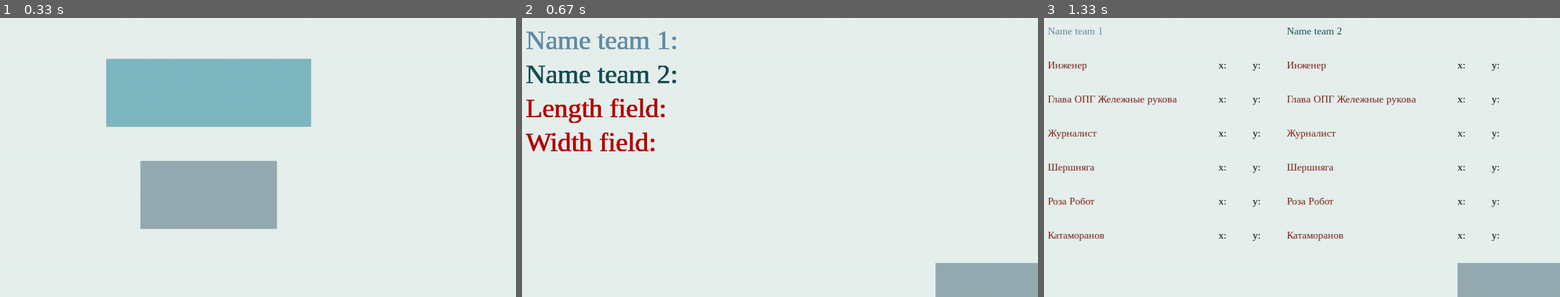
Above: before the commit, frames 1-3 (left to right).
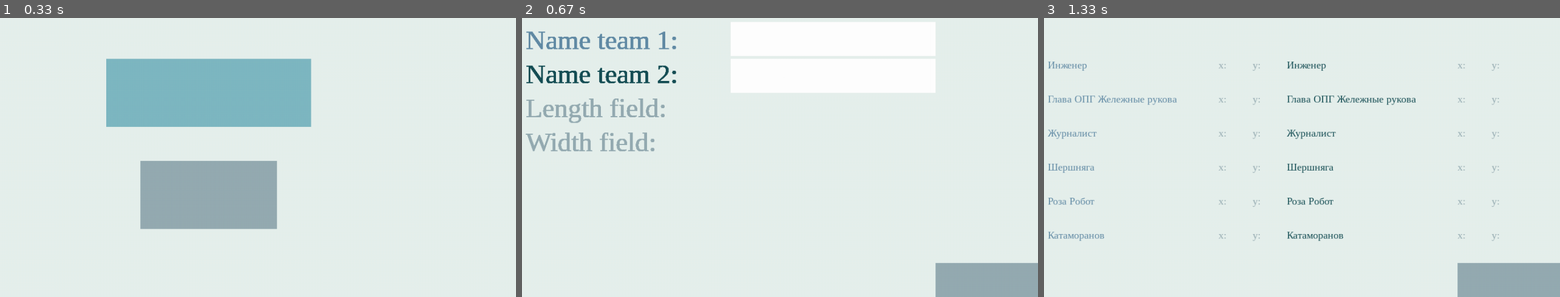
Above: after the commit, the same moments.

Repository: poLLiAziatka/Super-Gaame
Game: pygame game, started from interface.py
The game is run twice, just before and just after one commit, with the same random seed, the same clock (stepped at 60 frames per second) and the same inputs.
Inputs (mouse positions are in pixels of both pictures, inside the frame that each line leads up to):
- Up to frame 1 (0.33 s): no input
- Up to frame 2 (0.67 s): click (728, 177) at 0.38 s
- Up to frame 3 (1.33 s): click (1508, 280) at 0.72 s

Frame 1 is identical in both runs. In frame 2, 9.2% of the frame differs, in the area x 0-81%, y 1-48%; in frame 3, 2.1%.

Commit message:
почти починила textinput

Diff:
--- a/interface.py
+++ b/interface.py
@@ -9,10 +9,6 @@
 button_color_1 = (149, 172, 178)
 team1_color = (98, 140, 166)
 team2_color = (22, 79, 85)
-team1_input = pygame_textinput.TextInput(initial_string='', font_family='serif', font_size=size // 10 * 8,
-                                         text_color=team1_color, cursor_color=(255, 255, 255))
-team2_input = pygame_textinput.TextInput(initial_string='', font_family='serif', font_size=size // 10 * 8,
-                                         text_color=team2_color, cursor_color=(255, 255, 255))
 
 
 pygame.init()
@@ -46,33 +42,76 @@
 
 
 def team_name_and_field_size():
+
+    active_team2 = False
+    active_team1 = False
+    name_team1 = ''
+    name_team2 = ''
+    team1_input = pygame_textinput.TextInput(initial_string=name_team1, font_family='serif', font_size=size // 10 * 8,
+                                             text_color=team1_color, cursor_color=team1_color)
+    team2_input = pygame_textinput.TextInput(initial_string='', font_family='serif', font_size=size // 10 * 8,
+                                             text_color=team2_color, cursor_color=team2_color)
     while 1:
-
         pos = pygame.mouse.get_pos()
 
         events = pygame.event.get()
         for i in events:
             if i.type == pygame.QUIT: exit()
-            if i.type == pygame.MOUSEBUTTONDOWN:
+            elif i.type == pygame.MOUSEBUTTONDOWN:
                 if i.button == 1:
                     if 13 * size <= pos[0] <= 16 * size and 8 * size <= pos[1] <= 9 * size:
-                        heroes()
+                        heroes(name_team1, name_team2)
+                    elif size * 7 <= pos[0] <= size * 12 and 1 * size <= pos[1] <= 2 * size:
+                        active_team1 = True
+                        active_team2 = False
+
+                    elif size * 7 <= pos[0] <= size * 12 and 2 * size <= pos[1] <= 3 * size:
+                        active_team2 = True
+                        active_team1 = False
+
+                    elif team1_input.update(events):
+                        name_team1 = team1_input.get_text()
+                        print(name_team1)
+                    elif team2_input.update(events):
+                        name_team2 = team2_input.get_text()
+
+
+
+        team1_surf = pygame.Surface((size * 6, size))
+        team1_surf.fill((255, 255, 255))
+
+        team2_surf = pygame.Surface((size * 6, size))
+        team2_surf.fill((255, 255, 255))
+
+        sc.blit(team1_surf, (7 * size, size - 5))
+        sc.blit(team2_surf, (7 * size, 2 * size))
+
+        if active_team1:
+            team1_input.update(events)
+            sc.blit(team1_input.get_surface(), (size * 7, size))
+            team1_text = f1.render(name_team1, 1, team1_color)
+            team2_text = f1.render('', 1, team2_color)
+            team1_surf.blit(team1_text, (7 * size, size))
+            team2_surf.blit(team2_text, (7 * size, 2 * size))
+
+        elif active_team2:
+            team2_input.update(events)
+            sc.blit(team2_input.get_surface(), (size * 7, 2 * size))
+            team1_text = f1.render('', 1, team1_color)
+            team2_text = f1.render(name_team2, 1, team2_color)
+            team1_surf.blit(team1_text, (7 * size, size))
+            team2_surf.blit(team2_text, (7 * size, 2 * size))
 
         f1 = pygame.font.SysFont('serif', size // 10 * 8)
         team1_text = f1.render('Name team 1: ', 1, team1_color)
         team2_text = f1.render('Name team 2: ', 1, team2_color)
-        fieldx_text = f1.render('Length field: ', 1, (180, 0, 0))
-        fieldy_text = f1.render('Width field: ', 1, (180, 0, 0))
+        fieldx_text = f1.render('Length field: ', 1, button_color_1)
+        fieldy_text = f1.render('Width field: ', 1, button_color_1)
 
         sc.blit(team1_text, (size, size))
         sc.blit(team2_text, (size, 2 * size))
         sc.blit(fieldx_text, (size, 3 * size))
         sc.blit(fieldy_text, (size, 4 * size))
-
-        team1_input.update(events)
-        sc.blit(team1_input.get_surface(), (size * 7, size))
-        team2_input.update(events)
-        sc.blit(team2_input.get_surface(), (size * 7, 2 * size))
 
         pygame.draw.rect(sc, button_color_1, (13 * size, 8 * size, 3 * size, 1 * size))
 
@@ -80,7 +119,7 @@
         clock.tick(FPS)
 
 
-def heroes():
+def heroes(name_team1, name_team2):
     while 1:
 
         sc.fill(background_color)
@@ -95,21 +134,20 @@
                         game()
 
         f1 = pygame.font.SysFont('serif', size // 10 * 3)
-        team1_text = f1.render('Name team 1', 1, team1_color)
-        team2_text = f1.render('Name team 2', 1, team2_color)
+        team1_text = f1.render(name_team1, 1, team1_color)
+        team2_text = f1.render(name_team2, 1, team2_color)
         characters = ['Инженер', "Глава ОПГ Жележные рукова", "Журналист", "Шершняга", "Роза Робот", "Катаморанов"]
         sc.blit(team1_text, (size, size))
         sc.blit(team2_text, (8 * size, size))
         i = 1
         for character in characters:
             i += 1
-            sc.blit(f1.render(character, 1, (123, 32, 21)), (size, i * size))
-            sc.blit(f1.render(character, 1, (123, 32, 21)), (8 * size, i * size))
-            sc.blit(f1.render("x: ", 1, (0, 0, 0)), (6 * size, i * size))
-            sc.blit(f1.render("y: ", 1, (0, 0, 0)), (7 * size, i * size))
-            sc.blit(f1.render("x: ", 1, (0, 0, 0)), (13 * size, i * size))
-            sc.blit(f1.render("y: ", 1, (0, 0, 0)), (14 * size, i * size))
-        i = 1
+            sc.blit(f1.render(character, 1, team1_color), (size, i * size))
+            sc.blit(f1.render(character, 1, team2_color), (8 * size, i * size))
+            sc.blit(f1.render("x: ", 1, button_color_1), (6 * size, i * size))
+            sc.blit(f1.render("y: ", 1, button_color_1), (7 * size, i * size))
+            sc.blit(f1.render("x: ", 1, button_color_1), (13 * size, i * size))
+            sc.blit(f1.render("y: ", 1, button_color_1), (14 * size, i * size))
 
         pygame.draw.rect(sc, button_color_1, (13 * size, 8 * size, 3 * size, 1 * size))
         pygame.display.update()
